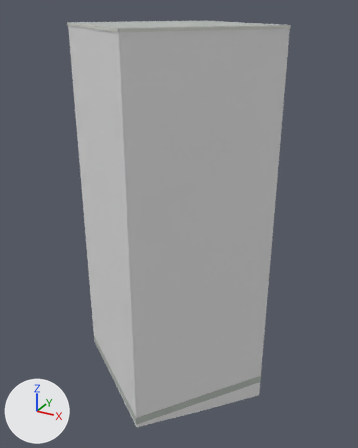
The glTF model public/models/buildings/osm-way-268457490.glb as it was, and as the next commit left it.
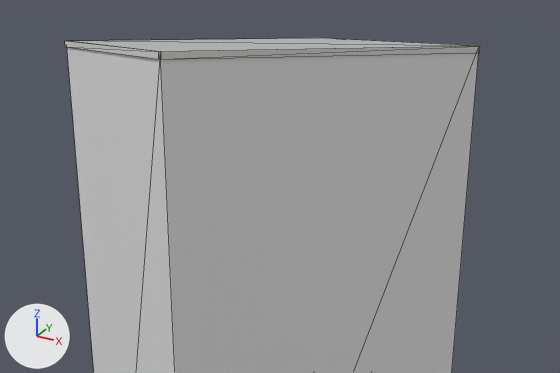
Each version is shown whole from a 50 mm lens placed at (9.55, -16.72, 15.57), pointed at (0.27, 0.16, 7.13), then close up on the part from 9% to 93% of the width and 0% to 45% of the height. Every picture has the same lights, and +X, +Y and +Z are marked at lower left. The first two pictures are the older version. The close-ups show mesh edges as thin lines. Where no turn or scale is listed for an object, it has been applied to the vertices. Vertices at exactly the same position are counted once.

Names of what the first close-up shows: 'reality 268457490 near reality aged pale plaster', 'reality 268457490 near reality flat weathered roof', 'reality 268457490 near reality pale aluminum sill'.
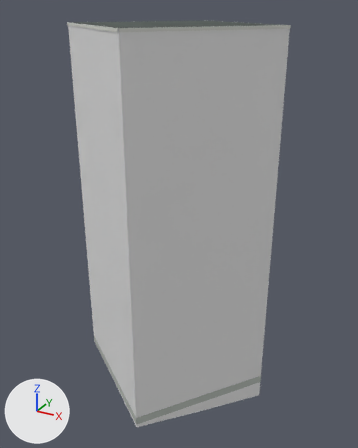
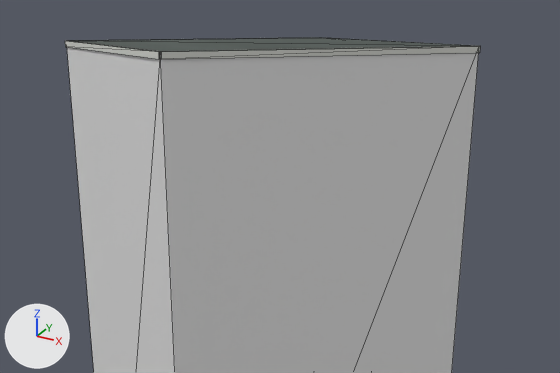
What differs and where, as boxes [x1, y1, x2, y2] in the close-ups (560 x 373 px):
'reality 268457490 near reality flat weathered roof', surface changed (darker): [72, 38, 470, 52] in both
part 1 of me_reality_268457490_near_reality_pale_aluminum_sill, added: after [70, 38, 473, 52]

The change, as a diff of the scene's bpy script:
```diff
--- a/public/models/buildings/osm-way-268457490.glb.py
+++ b/public/models/buildings/osm-way-268457490.glb.py
@@ img_roof_color @@
+img_roof_color = load_image('roof-color', 'textures/1de3d7bb6546b7423004abcc0fb627c4d0c6ad03316b21d76a93f9bf4f470ca6.png', 256, 256, 'sRGB')
@@ mat_reality_flat_weathered_roof @@
 mat_reality_flat_weathered_roof = principled_material('reality flat weathered roof')
-mat_reality_flat_weathered_roof.base_color = (0.451, 0.475, 0.455)  # grey #b3b7b4
+mat_reality_flat_weathered_roof.texture = img_roof_color
 mat_reality_flat_weathered_roof.roughness = 0.83
@@ me_reality_268457490_near_reality_pale_aluminum_sill @@
 # used by ob_reality_268457490_near_reality_pale_aluminum_sill; location = (0.0, 0.0, 0.0)
 # verts and faces of me_reality_268457490_near_reality_pale_aluminum_sill; kept vertices keep their numbers, new ones are numbered from 16
 # before: 2 (4.25, 0.59, 15.0) at pixel (480, 46), 3 (0.72, -4.22, 15.0) at pixel (161, 51), 6 (-0.68, 4.24, 15.0) at pixel (321, 37), 7 (4.24, 0.63, 15.0) at pixel (480, 45), 10 (-4.25, -0.59, 15.0) at pixel (66, 40)
 # before: 11 (-0.72, 4.23, 15.0) at pixel (319, 37), 14 (0.68, -4.23, 15.0) at pixel (158, 51), 15 (-4.24, -0.63, 15.0) at pixel (64, 41)
-me_reality_268457490_near_reality_pale_aluminum_sill.from_pydata(...)  # 16 vertices, 8 faces; spans x -4.25..4.25, y -4.23..4.24, z 14.89..15.0
+me_reality_268457490_near_reality_pale_aluminum_sill.from_pydata(...)  # 20 vertices, 16 faces; spans x -4.25..4.25, y -4.23..4.24, z 14.89..15.0
+# me_reality_268457490_near_reality_pale_aluminum_sill part 1
+verts[16] = (0.7, -4.21, 15.0)  # pixel (160, 51)
+verts[17] = (4.23, 0.6, 15.0)  # pixel (479, 46)
+verts[18] = (-0.69, 4.21, 15.0)  # pixel (320, 37)
+verts[19] = (-4.22, -0.61, 15.0)  # pixel (66, 40)
+faces += [(2, 17, 16), (2, 16, 3), (6, 18, 17), (6, 17, 7), (10, 19, 18), (10, 18, 11)]
+faces += [(14, 16, 19), (14, 19, 15)]
 me_reality_268457490_near_reality_pale_aluminum_sill.materials.append(mat_reality_pale_aluminum_sill)
```
